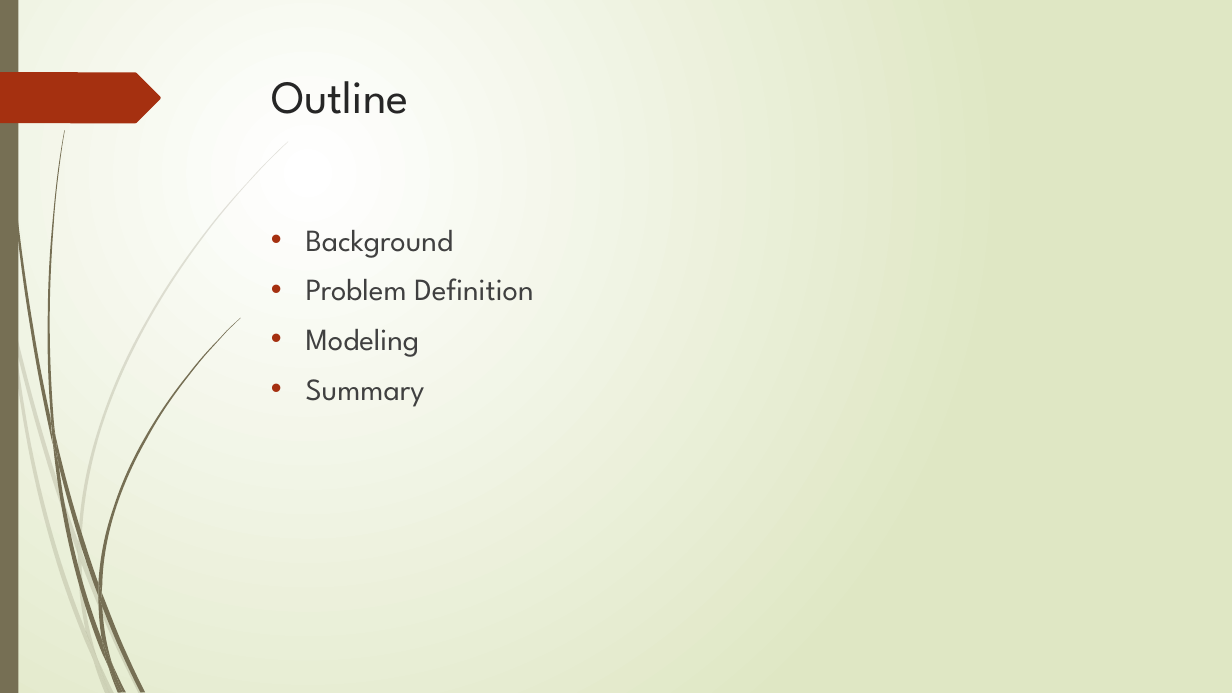
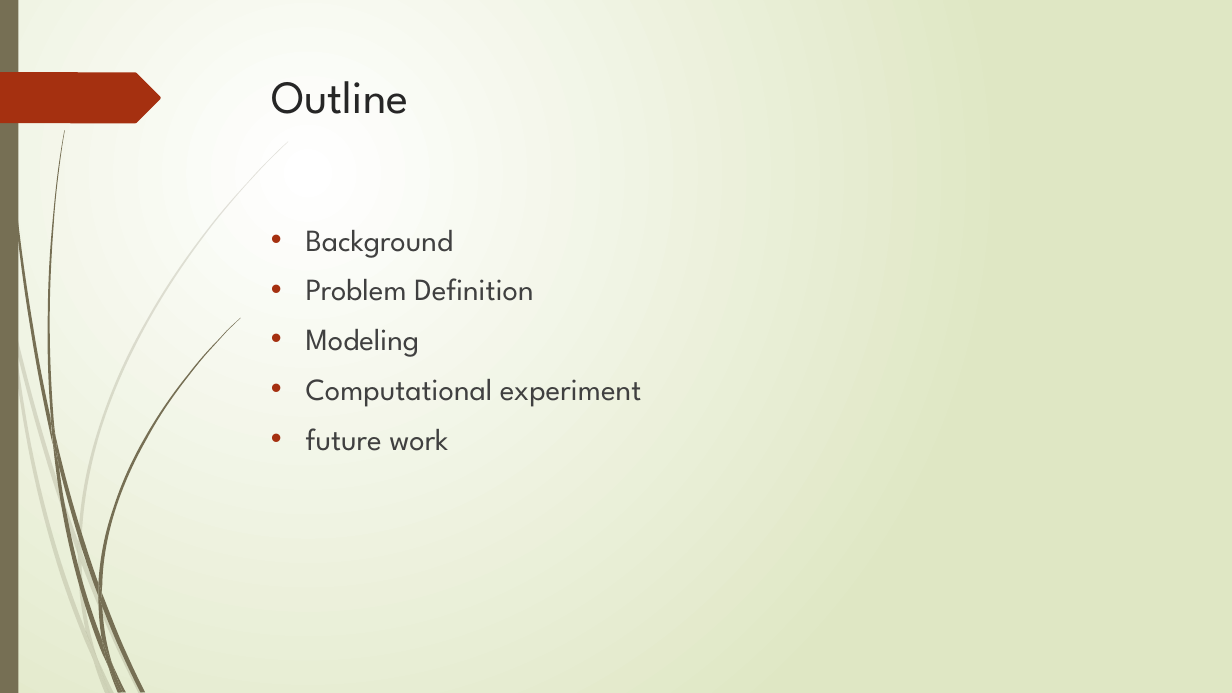
Before and after one commit to r-kurosu/kline_new, a slide deck: slide 2 of 中間報告.pptx. Drawn at 1232x693 pixels with LibreOffice and Linux fonts; fonts in the diff are those of the drawing. Boxes give left, top, right and bottom in pixels: in the first picture for what was removed or moved away, otherwise in the second. Text is boxed around its words. In the diff, an @@ line names an element or a change of style, - is before the commit and + after.

```diff
--- a/中間報告.pptx
+++ b/中間報告.pptx
@@ text at (x1=306, y1=379, x2=641, y2=451): text changed @@
-• Summary
+• Computational experiment
+• future work
```
Also in this commit, not shown: 3 other slides changed, 13 slides added.
